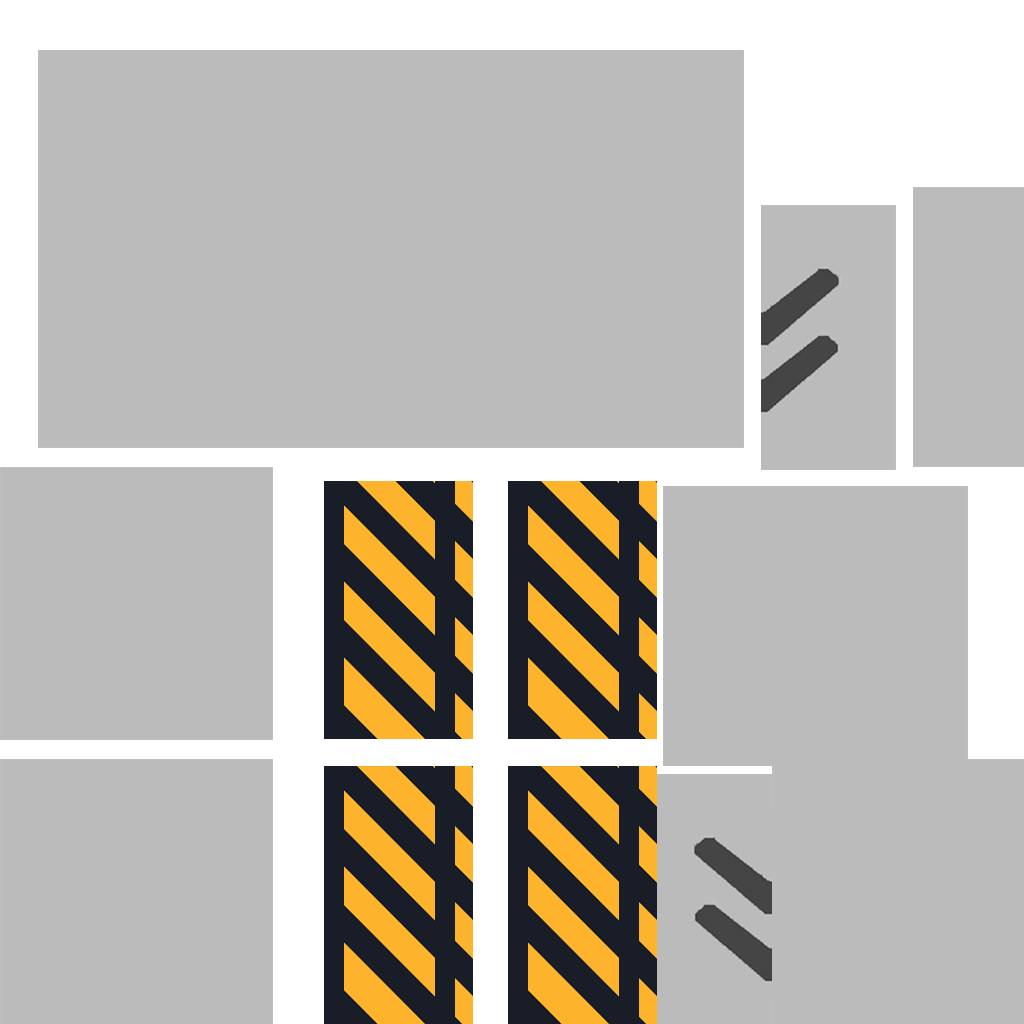
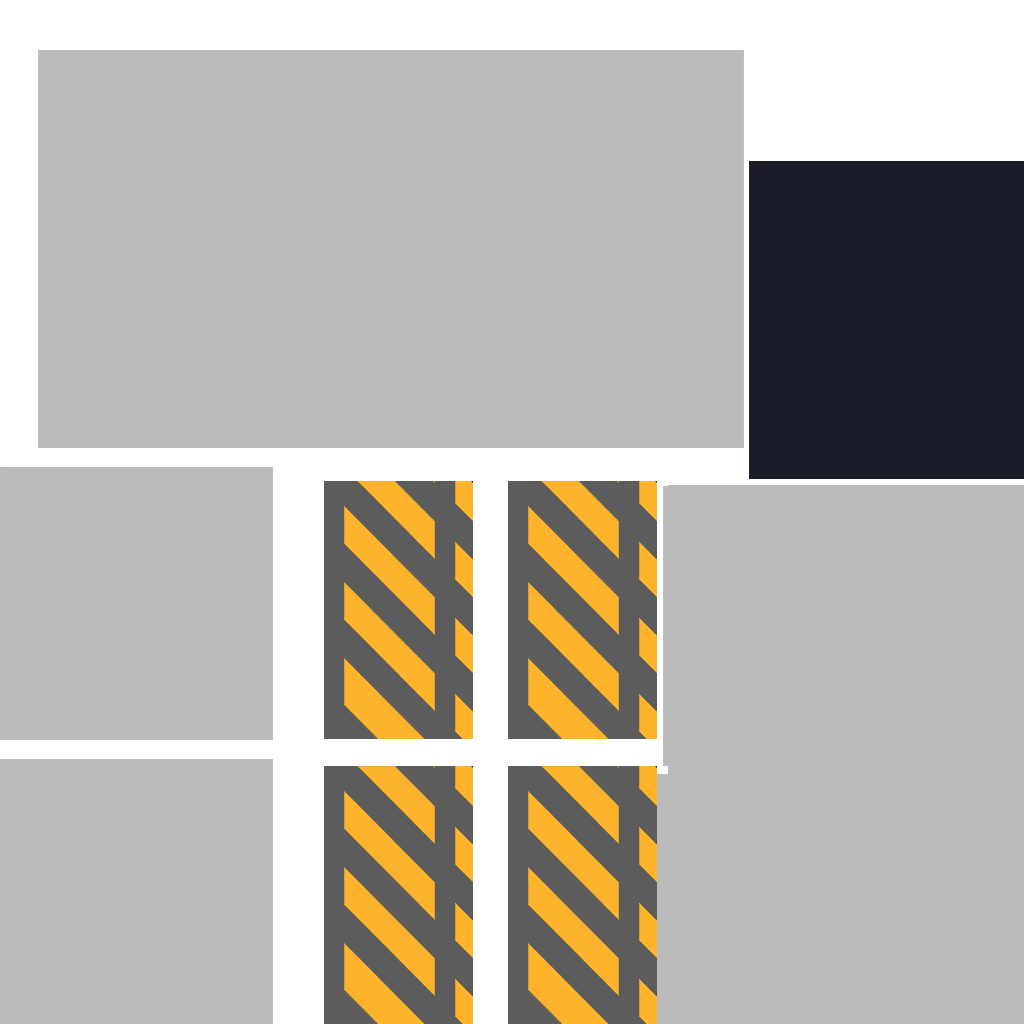
Revision of a layered (1024, 1024) image; what changed, layer by layer:
removed layer "Livello 15" over left=913, top=187, right=1024, bottom=467
painted on "Livello 12" over left=668, top=485, right=1024, bottom=1024
painted on "arrow" (1st of 2) over left=749, top=161, right=1024, bottom=479
painted on "Livello 18 copia" over left=324, top=481, right=657, bottom=1024
removed layer "Livello 18" over left=324, top=766, right=473, bottom=1024
removed layer "Livello 17" over left=508, top=481, right=657, bottom=739
removed layer "Livello 16" over left=324, top=481, right=473, bottom=739
